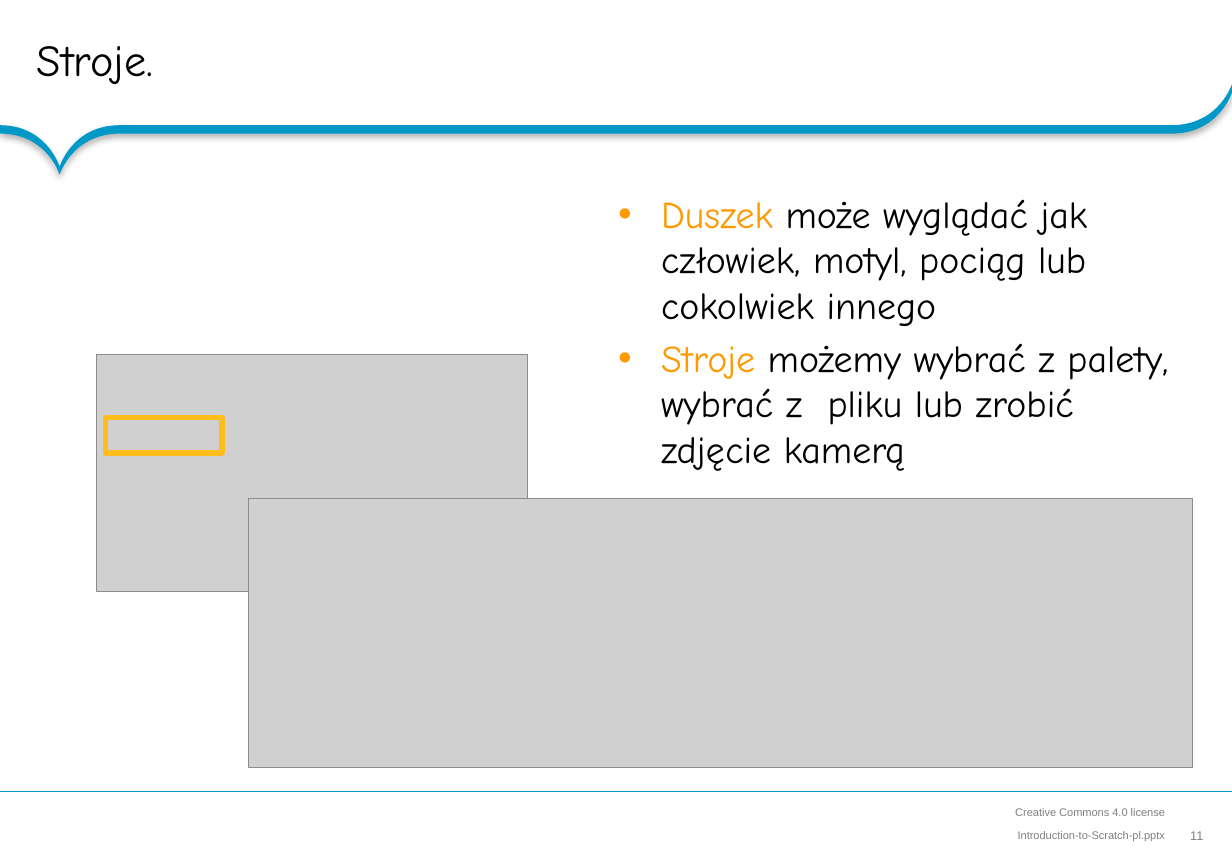
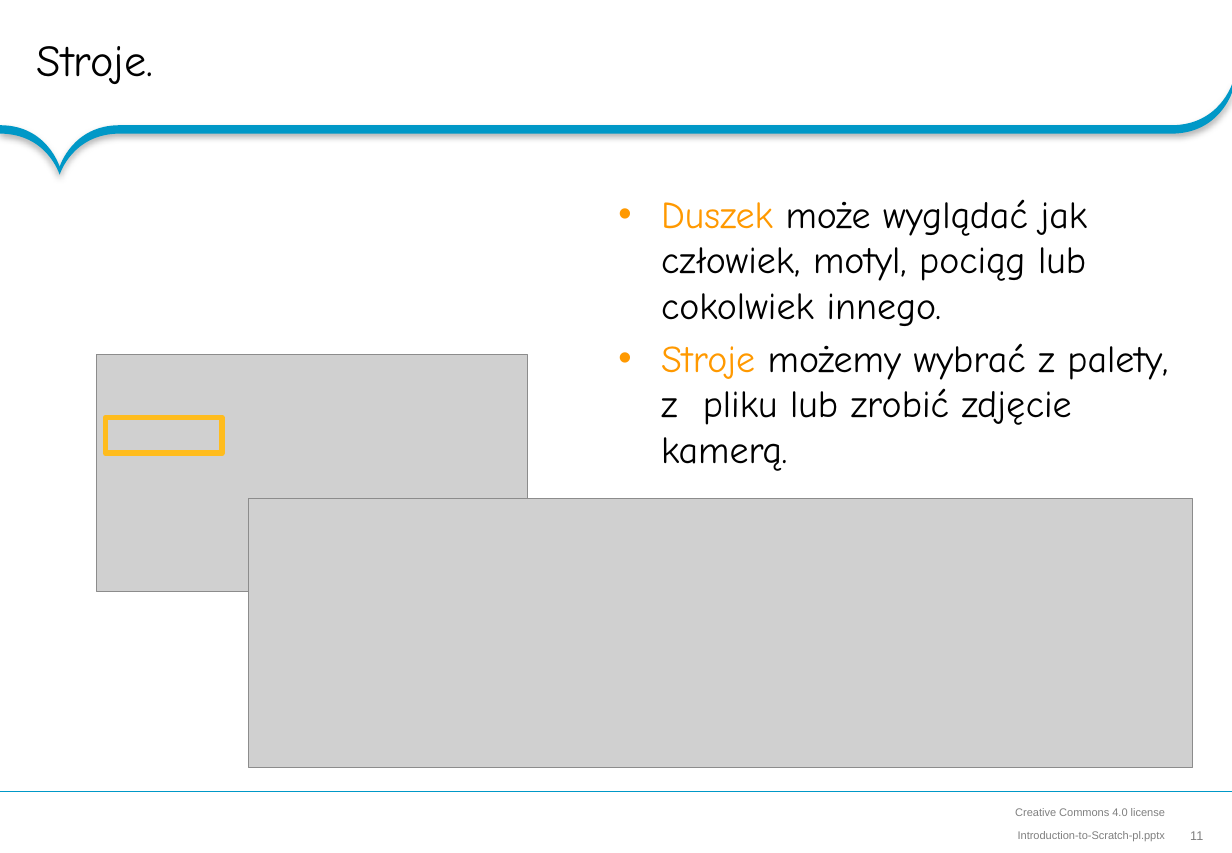
Before and after one commit to RoboCap/scratch, a slide deck: slide 11 of slideshow/Introduction-to-Scratch-pl.pptx. Drawn at 1232x853 pixels with LibreOffice and Linux fonts; fonts in the diff are those of the drawing; grey boxes stand for pictures; background and template pictures are left out. Boxes give left, top, right and bottom in pixels: in the first picture for what was removed or moved away, otherwise in the second. Text is boxed around its words. In the diff, an @@ line names an element or a change of style, - is before the commit and + after.

```diff
--- a/slideshow/Introduction-to-Scratch-pl.pptx
+++ b/slideshow/Introduction-to-Scratch-pl.pptx
@@ text at <box>661,199,1168,471</box>: text changed @@
-• Duszek może wyglądać jak człowiek, motyl, pociąg lub cokolwiek innego
-• Stroje możemy wybrać z palety, wybrać z pliku lub zrobić zdjęcie kamerą
+• Duszek może wyglądać jak człowiek, motyl, pociąg lub cokolwiek innego.
+• Stroje możemy wybrać z palety, z pliku lub zrobić zdjęcie kamerą.
```
Also in this commit, not shown: 8 other slides changed, 2 other files.
